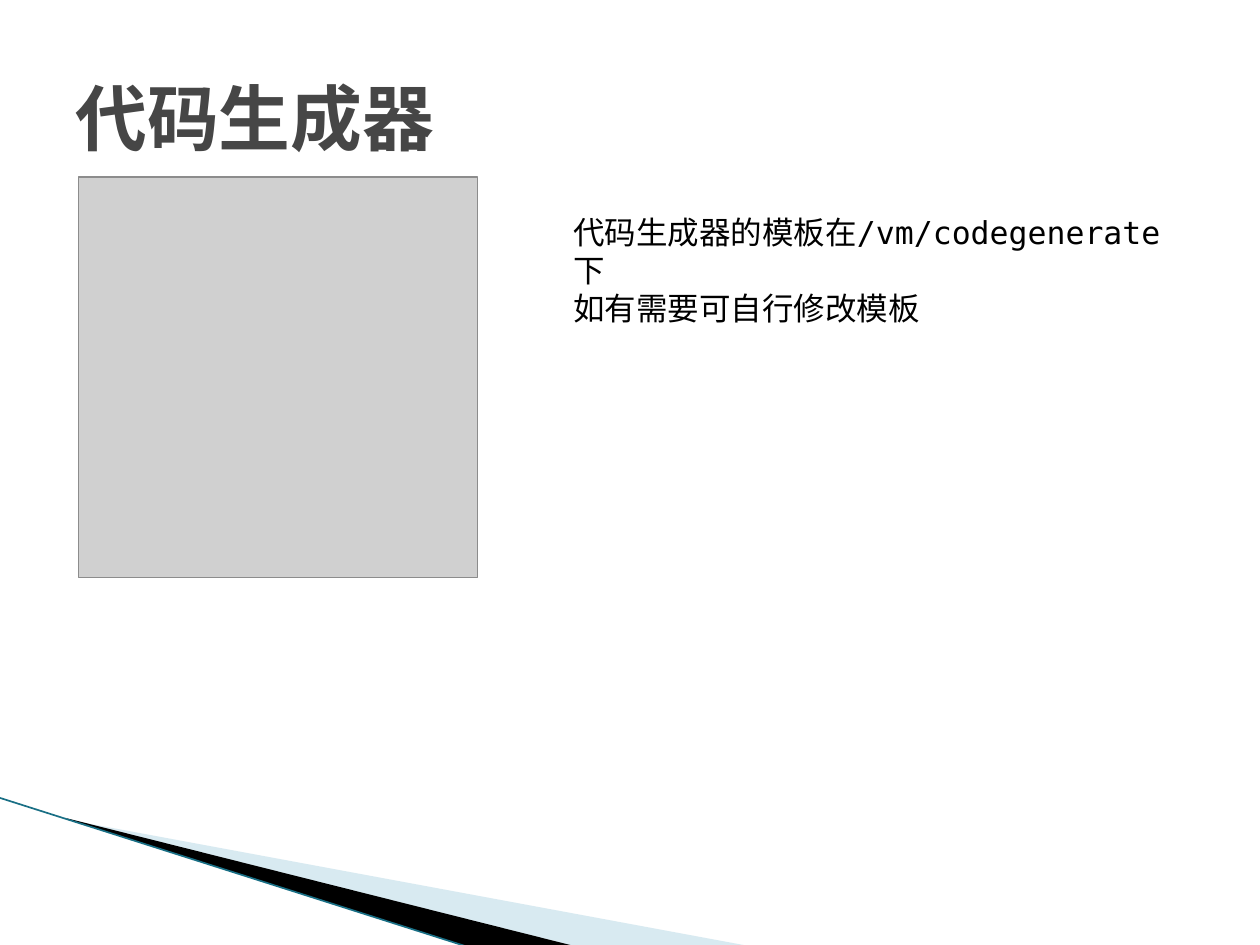
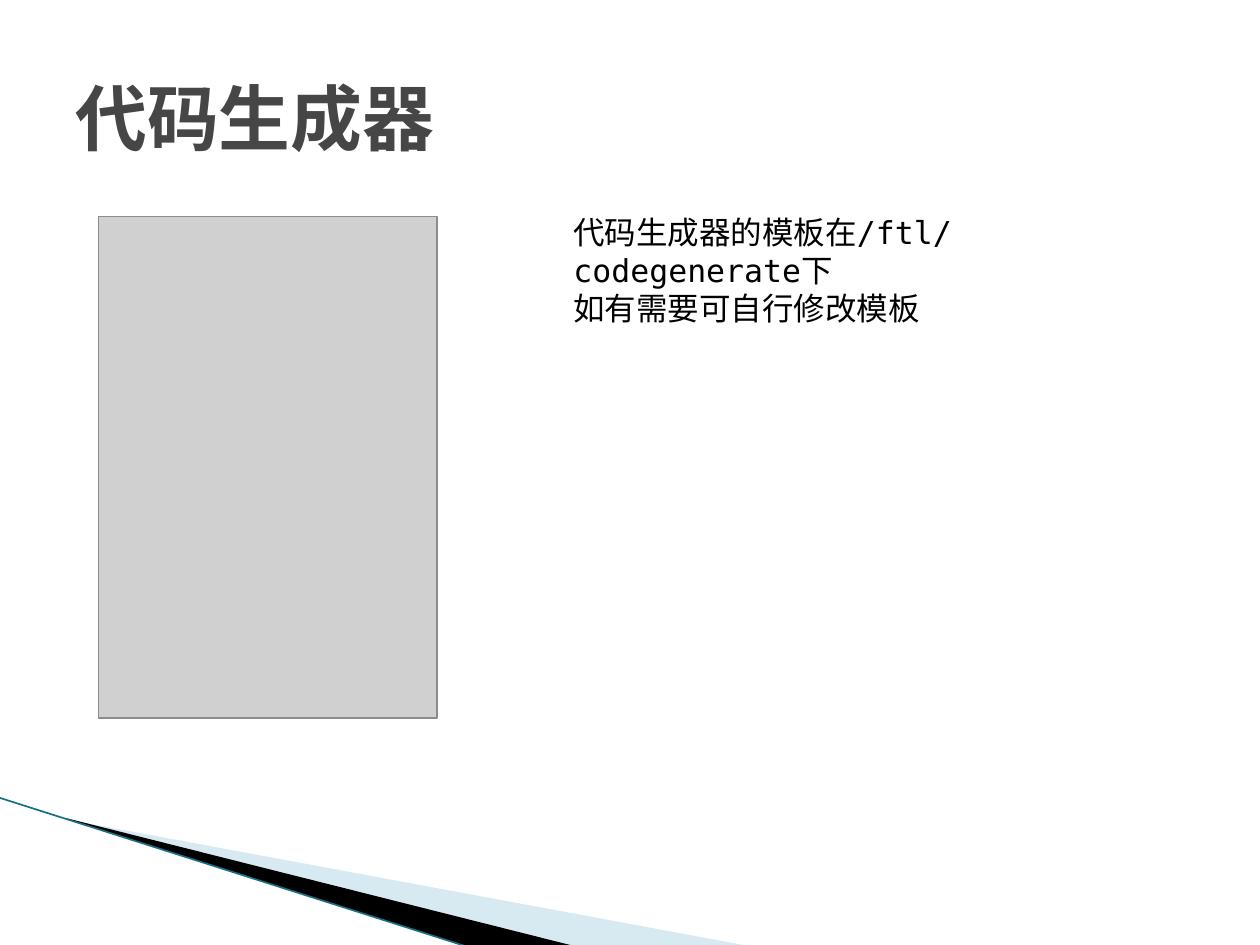
Before and after one commit to SunflowersOfJava/simba, a slide deck: slide 18 of doc/框架使用说明_1.1.15.pptx (slide 20 before the commit). Drawn at 1260x945 pixels with LibreOffice and Linux fonts; fonts in the diff are those of the drawing; grey boxes stand for pictures; background and template pictures are left out. Boxes give left, top, right and bottom in pixels: in the first picture for what was removed or moved away, otherwise in the second. Text is boxed around its words. In the diff, an @@ line names an element or a change of style, - is before the commit and + after.

```diff
--- a/doc/框架使用说明_1.1.15.pptx
+++ b/doc/框架使用说明_1.1.15.pptx
@@ picture: place and size @@
-picture at [78, 178, 478, 578]
+picture at [98, 217, 437, 718]
@@ text at [573, 217, 951, 289]: text changed @@
-代码生成器的模板在/vm/codegenerate下
+代码生成器的模板在/ftl/codegenerate下
```
Also in this commit, not shown: 3 other slides changed, 26 slides added, 6 slides removed.
